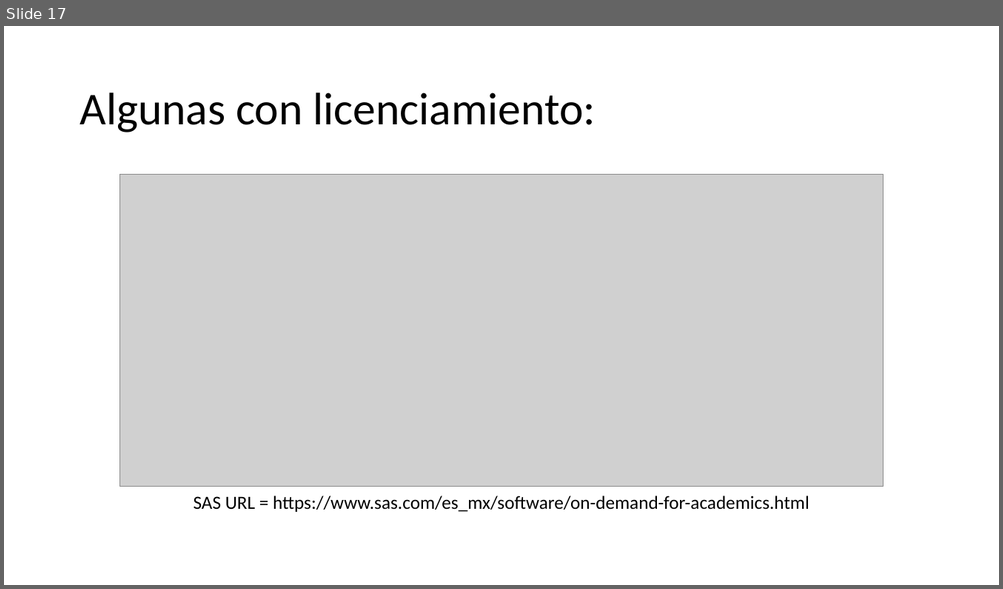
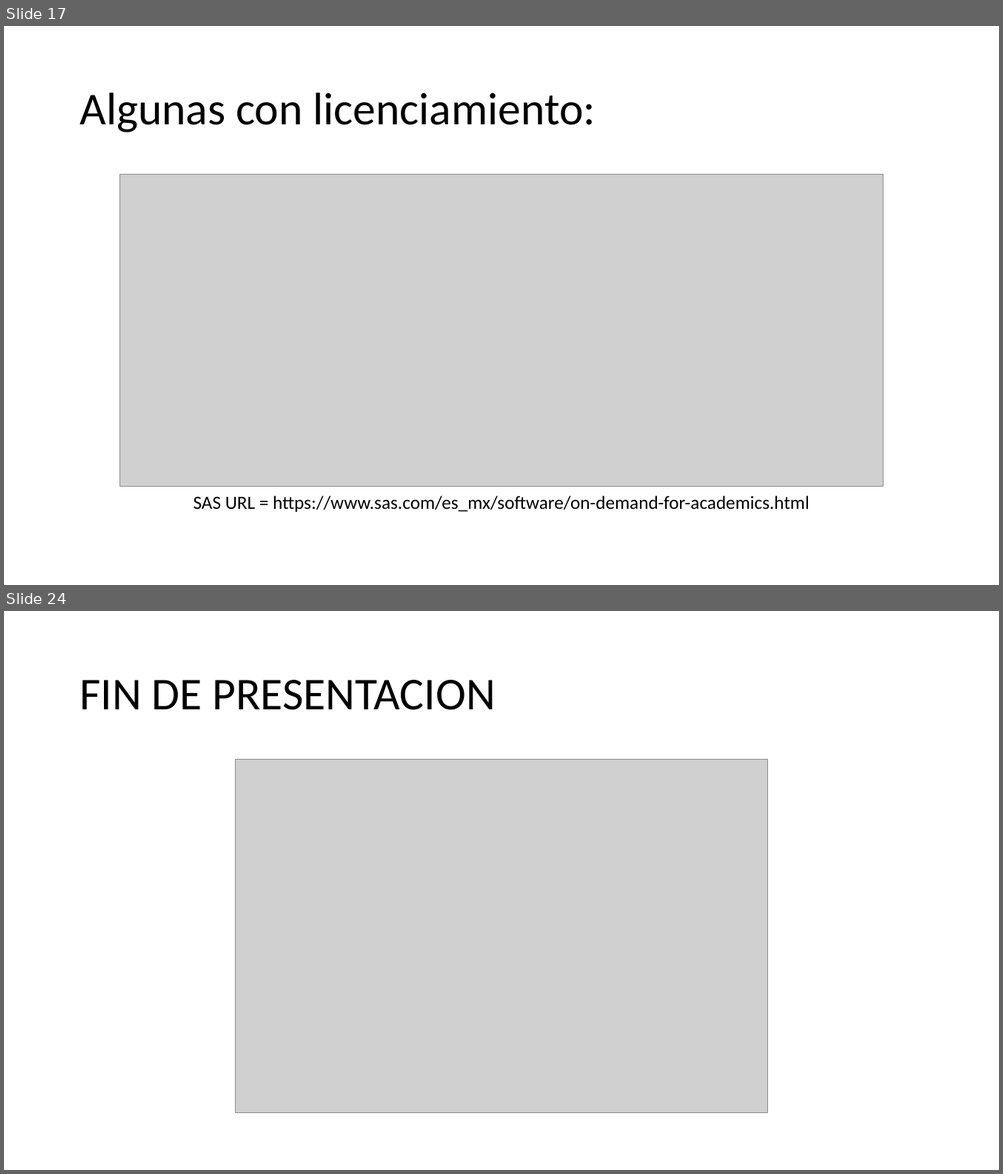
Before and after one commit to wparedesgt/RBasico, a slide deck: presentaciones/S01-New/00_Inicio.pptx. Shown one above the other, each under a label of ours: slide 17 before the commit, slides 17 and 24 after it; the slides between them are not shown. The pictures are 1003x589 and 1003x1174 pixels, drawn with LibreOffice and Linux fonts; fonts in the diff are those of the drawing; grey boxes stand for pictures; background and template pictures are left out. Boxes give left, top, right and bottom in pixels: in the first picture for what was removed or moved away, otherwise in the second. Text is boxed around its words. In the diff, an @@ line names an element or a change of style, - is before the commit and + after.

```diff
--- a/presentaciones/S01-New/00_Inicio.pptx
+++ b/presentaciones/S01-New/00_Inicio.pptx
@@ slide 24 added at box(4, 611, 999, 1170), background picture (left out) @@
@@ title added at box(79, 680, 495, 710), 44 pt, text #000000 @@
+FIN DE PRESENTACION
@@ picture added at box(236, 760, 768, 1114) @@
```
Also in this commit, not shown: 1 slide changed, 5 other slides added, 2 other files.
